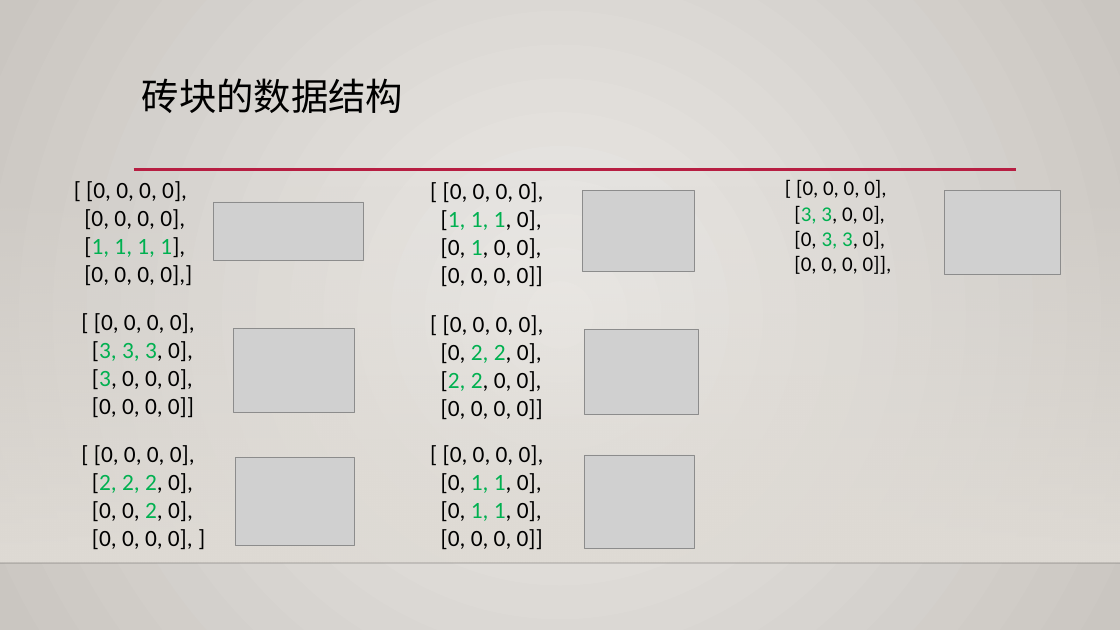
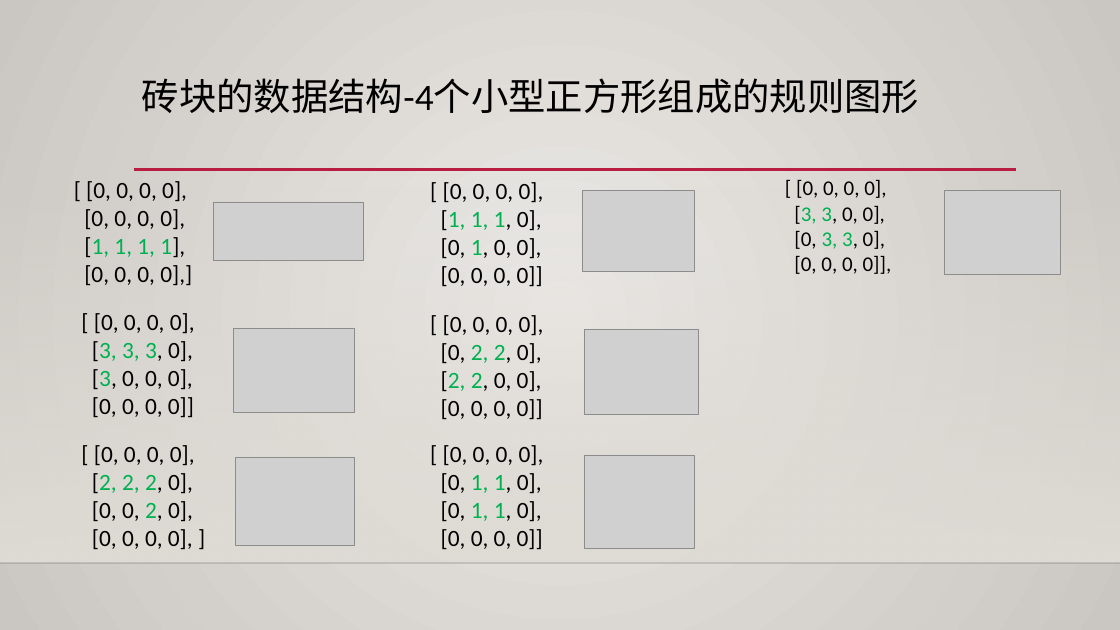
Before and after one commit to batermj/kids_coding_campaign, a slide deck: slide 9 of steam/technology/computer_sciences/programming_languages/scratch/season01/level03/lesson08/presentation_tetris_design2023apr16.pptx (slide 7 before the commit). Drawn at 1120x630 pixels with LibreOffice and Linux fonts; fonts in the diff are those of the drawing; grey boxes stand for pictures; background and template pictures are left out. Boxes give left, top, right and bottom in pixels: in the first picture for what was removed or moved away, otherwise in the second. Text is boxed around its words. In the diff, an @@ line names an element or a change of style, - is before the commit and + after.

```diff
--- a/steam/technology/computer_sciences/programming_languages/scratch/season01/level03/lesson08/presentation_tetris_design2023apr16.pptx
+++ b/steam/technology/computer_sciences/programming_languages/scratch/season01/level03/lesson08/presentation_tetris_design2023apr16.pptx
@@ title at <box>142,78,920,113</box>: text changed @@
-砖块的数据结构
+砖块的数据结构-4个小型正方形组成的规则图形
```
Also in this commit, not shown: 1 other slide changed, 2 slides added.
